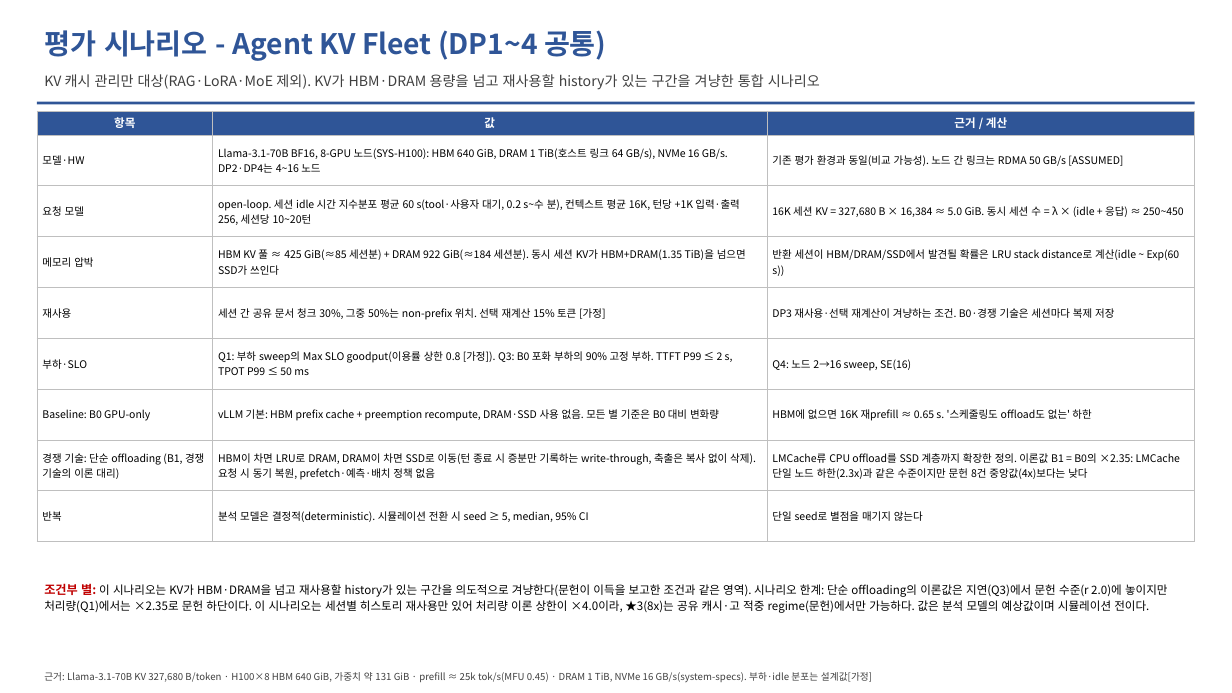
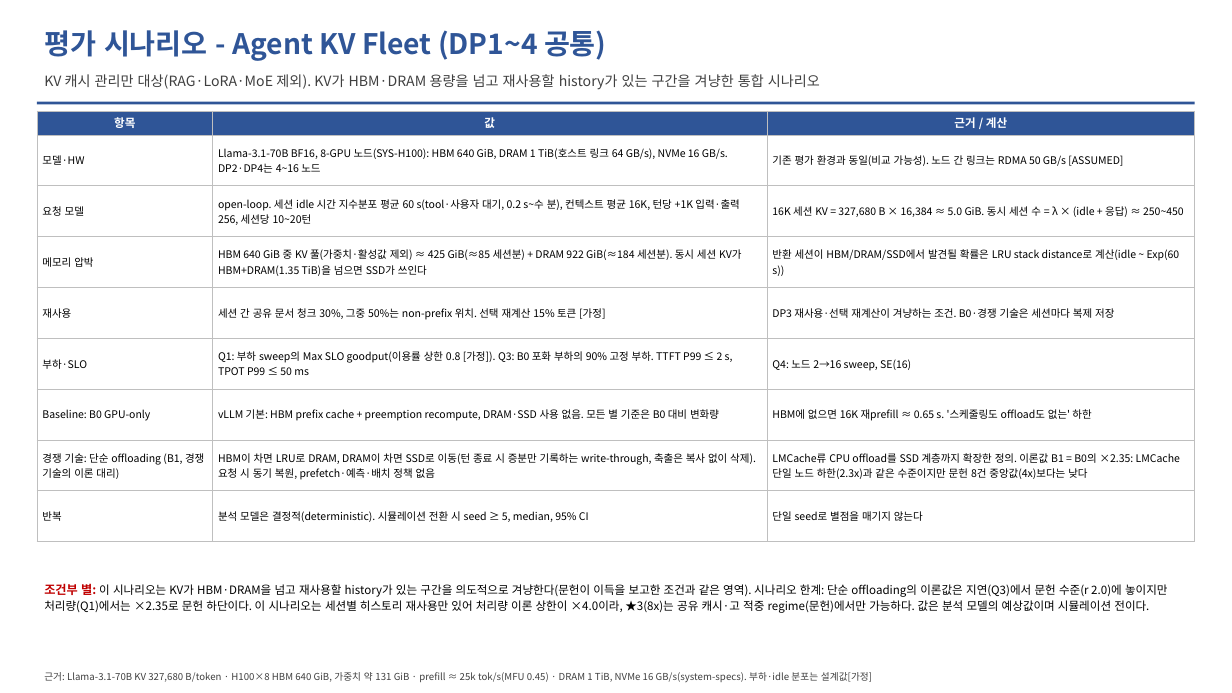
Before and after one commit to mkim0628/vllm, a slide deck: slide 19 of doc-mk/QA-criteria-v4/DP-QA-criteria-v4.pptx. Drawn at 1232x693 pixels with LibreOffice and Linux fonts; fonts in the diff are those of the drawing. Boxes give left, top, right and bottom in pixels: in the first picture for what was removed or moved away, otherwise in the second. Text is boxed around its words. In the diff, an @@ line names an element or a change of style, - is before the commit and + after.

```diff
--- a/doc-mk/QA-criteria-v4/DP-QA-criteria-v4.pptx
+++ b/doc-mk/QA-criteria-v4/DP-QA-criteria-v4.pptx
@@ table at (37, 111, 1195, 542) @@
-row 4, column 2: HBM KV 풀 ≈ 425 GiB(≈85 세션분) + DRAM 922 GiB(≈184 세션분). 동시 세션 KV가 HBM+DRAM(1.35 TiB)을 넘으면 SSD가 쓰인다
+row 4, column 2: HBM 640 GiB 중 KV 풀(가중치·활성값 제외) ≈ 425 GiB(≈85 세션분) + DRAM 922 GiB(≈184 세션분). 동시 세션 KV가 HBM+DRAM(1.35 TiB)을 넘으면 SSD가 쓰인다
```
Also in this commit, not shown: 2 other slides changed, 12 other files.
